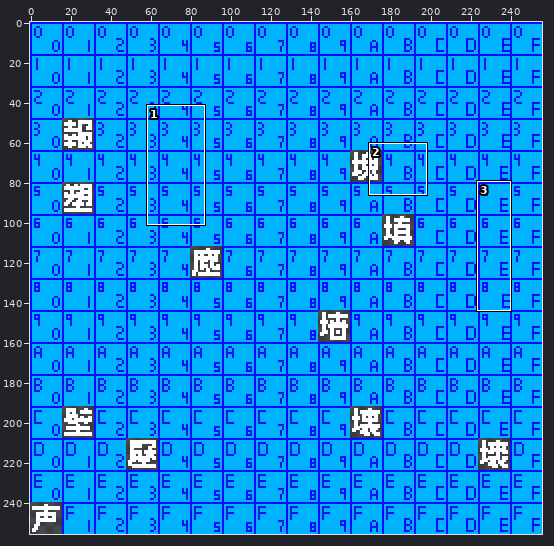
File history of a sprite sheet, assets/base/font/cosmic-reach-font-5800.png. Above: a wide view before the commit, with the close-up outlined.
Close-up. Before the edit:
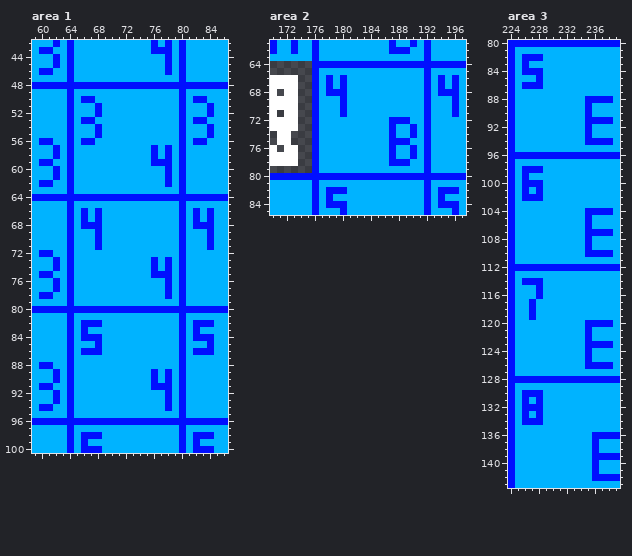
The file is 256x256 pixels. Shown: area 1: x 59..86, y 42..100; area 2: x 170..197, y 61..85; area 3: x 224..239, y 80..143. The commit also changed other parts of the picture, which this record leaves out.
After:
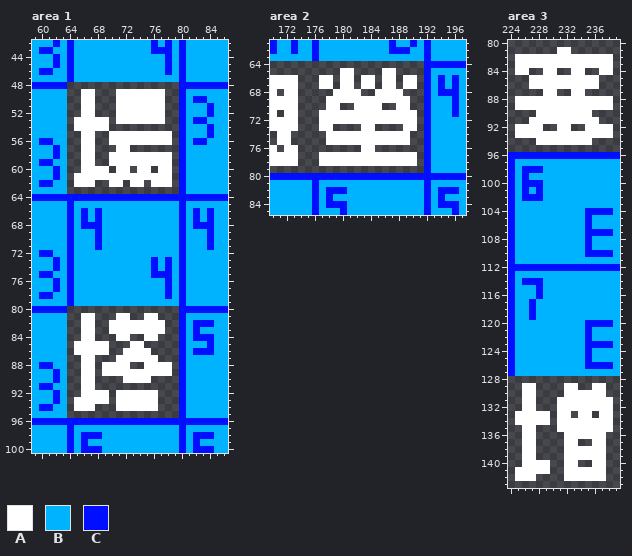
Palette (. is transparent): A #ffffff  B #00b3ff  C #000fff
What changed:
Area 1:
y 48: x 64..79 CCCCCCCCCCCCCCCC -> ................
y 49: x 64..79 CBBBBBBBBBBBBBBB -> ..AA...AAAAAAA..
y 50: x 64..79 CBCCBBBBBBBBBBBB -> ..AA...AAAAAAA..
y 51..52: x 64..79 CBBBCBBBBBBBBBBB -> ..AA...AAAAAAA..
y 53: x 64..79 CBCCBBBBBBBBBBBB -> .AAAAA.AAAAAAA..
y 54: x 64..79 CBBBCBBBBBBBBBBB -> .AAAAA..........
y 55: x 64..79 CBBBCBBBBBBBBBBB -> ..AA..AAAAAAAAA.
y 56: x 64..79 CBCCBBBBBBBBBBBB -> ..AA..AAAAAAAAA.
y 57: x 64..79 CBBBBBBBBBBBCBCB -> ..AA...AA.......
y 58: x 64..79 CBBBBBBBBBBBCBCB -> ..AA..AAAAAAAAA.
y 59: x 64..79 CBBBBBBBBBBBCCCB -> ..AA..AAAAAAAAA.
y 60: x 64..79 CBBBBBBBBBBBBBCB -> ..AAAA.AA.AA.AA.
y 61: x 64..79 CBBBBBBBBBBBBBCB -> .AAAAAAAAAAAAAA.
y 62: x 64..79 CBBBBBBBBBBBBBCB -> .AAA..AA.AA.AAA.
y 63: x 64..79 CBBBBBBBBBBBBBBB -> ................
y 80: x 64..79 CCCCCCCCCCCCCCCC -> ................
y 81: x 64..79 CBBBBBBBBBBBBBBB -> ..AA...AA..AA...
y 82: x 64..79 CBCCCBBBBBBBBBBB -> ..AA..AAAAAAAA..
y 83: x 64..79 CBCBBBBBBBBBBBBB -> ..AA..AAAAAAAA..
y 84: x 64..79 CBCCCBBBBBBBBBBB -> ..AA...AA..AA...
y 85: x 64..79 CBBBCBBBBBBBBBBB -> .AAAAA...AA.....
y 86: x 64..79 CBCCCBBBBBBBBBBB -> .AAAAA..AAAA....
y 87: x 64..79 CBBBBBBBBBBBBBBB -> ..AA...AAAAAA...
y 88: x 64..79 CBBBBBBBBBBBBBBB -> ..AA.AAAA..AAAA.
y 89: x 64..79 CBBBBBBBBBBBCBCB -> ..AA.AAAAAAAAAA.
y 90: x 64..79 CBBBBBBBBBBBCBCB -> ..AA....AAAA....
y 91: x 64..79 CBBBBBBBBBBBCCCB -> ..AA............
y 92: x 64..79 CBBBBBBBBBBBBBCB -> ..AAAA.AAAAAA...
y 93: x 64..79 CBBBBBBBBBBBBBCB -> .AAAAA.AAAAAA...
y 94: x 64..79 CBBBBBBBBBBBBBCB -> .AAA...AAAAAA...
y 95: x 64..79 CBBBBBBBBBBBBBBB -> ................
Area 2:
y 64: x 176..191 CCCCCCCCCCCCCCCC -> ................
y 65: x 176..191 CBBBBBBBBBBBBBBB -> ....AA....AA....
y 66..67: x 176..191 CBCBCBBBBBBBBBBB -> .AA.AA.AA.AA.AA.
y 68: x 176..191 CBCCCBBBBBBBBBBB -> ...AAAA..AAAA...
y 69: x 176..191 CBBBCBBBBBBBBBBB -> ..AAAAAAAAAAAA..
y 70: x 176..191 CBBBCBBBBBBBBBBB -> ..AA..AAAA..AA..
y 71: x 176..191 CBBBCBBBBBBBBBBB -> .AAAAAAAAAAAAAA.
y 72: x 176..191 CBBBBBBBBBBCCCBB -> .AAAAAAAAAAAAAA.
y 73: x 176..191 CBBBBBBBBBBCBBCB -> .AA....AA....AA.
y 74: x 176..191 CBBBBBBBBBBCBBCB -> ..AAAAAAAAAAAA..
y 75: x 176..191 CBBBBBBBBBBCCCBB -> ..AAAAAAAAAAAA..
y 76: x 176..191 CBBBBBBBBBBCBBCB -> .......AA.......
y 77: x 176..191 CBBBBBBBBBBCBBCB -> .AAAAAAAAAAAAAA.
y 78: x 176..191 CBBBBBBBBBBCCCBB -> .AAAAAAAAAAAAAA.
y 79: x 176..191 CBBBBBBBBBBBBBBB -> ................
Area 3:
y 80: x 224..239 CCCCCCCCCCCCCCCC -> ................
y 81: x 224..239 CBBBBBBBBBBBBBBB -> .......AA.......
y 82: x 224..239 CBCCCBBBBBBBBBBB -> .AAAAAAAAAAAAAA.
y 83: x 224..239 CBCBBBBBBBBBBBBB -> .AAAAAAAAAAAAAA.
y 84: x 224..239 CBCCCBBBBBBBBBBB -> .AA..AA..AA..AA.
y 85: x 224..239 CBBBCBBBBBBBBBBB -> ...AAAAAAAAAA...
y 86: x 224..239 CBCCCBBBBBBBBBBB -> ...AAAAAAAAAA...
y 87: x 224..239 CBBBBBBBBBBBBBBB -> .....AA..AA.....
y 88: x 224..239 CBBBBBBBBBBCCCCB -> .AAAAAAAAAAAAAA.
y 89: x 224..239 CBBBBBBBBBBCBBBB -> .AAAAAAAAAAAAAA.
y 90: x 224..239 CBBBBBBBBBBCBBBB -> ....AAAAAAAA....
y 91: x 224..239 CBBBBBBBBBBCCCCB -> ...AAAAAAAAAA...
y 92: x 224..239 CBBBBBBBBBBCBBBB -> .AAAA..AA..AAAA.
y 93: x 224..239 CBBBBBBBBBBCBBBB -> .AAAAAAAAAAAAAA.
y 94: x 224..239 CBBBBBBBBBBCCCCB -> ....AAAAAAAA....
y 95: x 224..239 CBBBBBBBBBBBBBBB -> ................
y 128: x 224..239 CCCCCCCCCCCCCCCC -> ................
y 129: x 224..239 CBBBBBBBBBBBBBBB -> ..AA....AA..AA..
y 130: x 224..239 CBCCCBBBBBBBBBBB -> ..AA....AAAAAA..
y 131: x 224..239 CBCBCBBBBBBBBBBB -> ..AA...AAAAAAAA.
y 132: x 224..239 CBCCCBBBBBBBBBBB -> ..AA...AAAAAAAA.
y 133: x 224..239 CBCBCBBBBBBBBBBB -> .AAAAA.AA.AA.AA.
y 134: x 224..239 CBCCCBBBBBBBBBBB -> .AAAAA.AAAAAAAA.
y 135: x 224..239 CBBBBBBBBBBBBBBB -> ..AA...AAAAAAAA.
y 136: x 224..239 CBBBBBBBBBBBCCCC -> ..AA....AAAAAA..
y 137: x 224..239 CBBBBBBBBBBBCBBB -> ..AA....AA..AA..
y 138: x 224..239 CBBBBBBBBBBBCBBB -> ..AA....AAAAAA..
y 139: x 224..239 CBBBBBBBBBBBCCCC -> ..AA....AAAAAA..
y 140: x 224..239 CBBBBBBBBBBBCBBB -> ..AAAA..AA..AA..
y 141: x 224..239 CBBBBBBBBBBBCBBB -> .AAAAA..AAAAAA..
y 142: x 224..239 CBBBBBBBBBBBCCCC -> .AAA....AAAAAA..
y 143: x 224..239 CBBBBBBBBBBBBBBB -> ................
Changed places in both close-ups, as pixel boxes (x1, y1, x2, y2):
changed: (67, 82, 179, 194)
changed: (67, 306, 179, 418)
changed: (312, 61, 424, 173)
changed: (508, 40, 620, 152)
changed: (508, 376, 620, 488)
